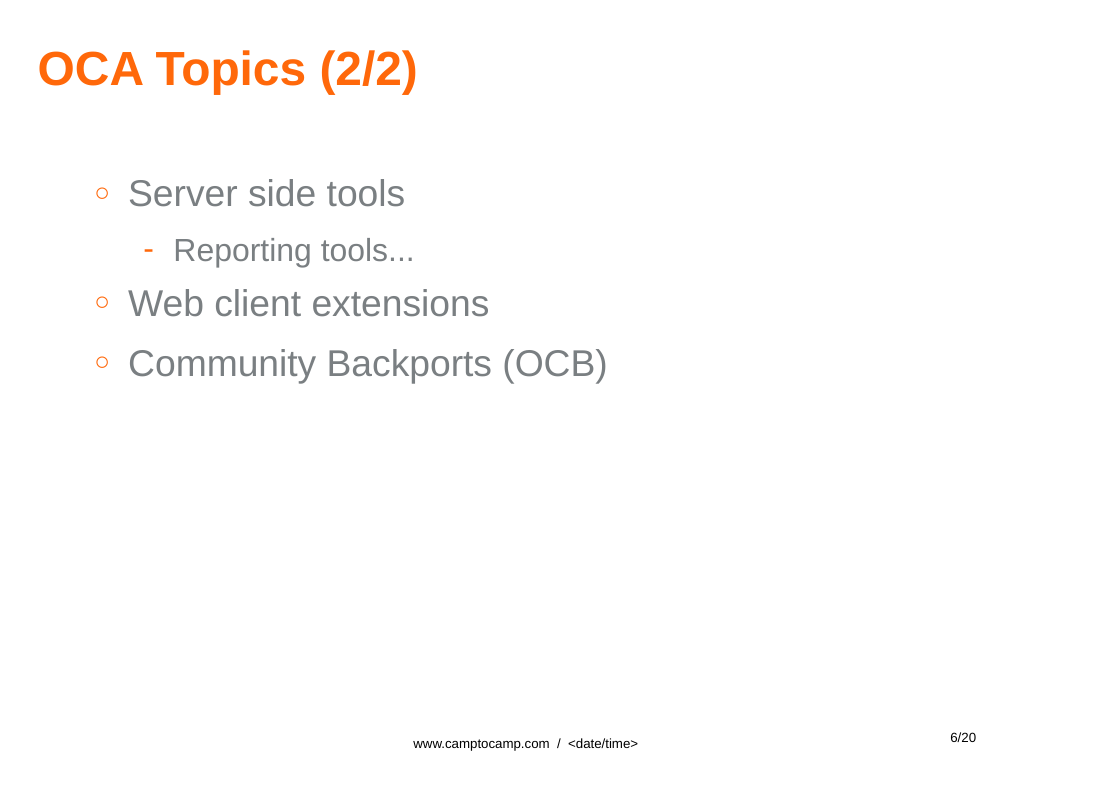
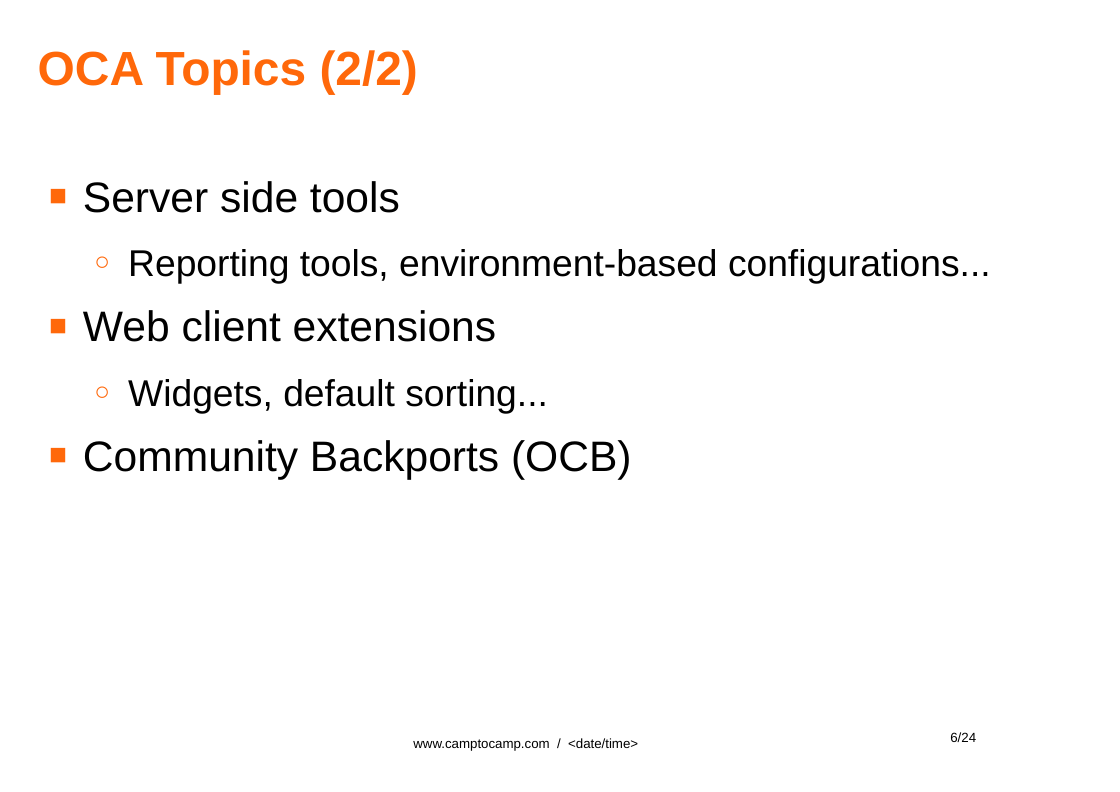
Before and after one commit to gurneyalex/community-days, a slide deck: slide 6 of 2014/talks/Community.odp. Drawn at 1120x792 pixels with LibreOffice and Linux fonts; fonts in the diff are those of the drawing; background and template pictures are left out. Boxes give left, top, right and bottom in pixels: in the first picture for what was removed or moved away, otherwise in the second. Text is boxed around its words. In the diff, an @@ line names an element or a change of style, - is before the commit and + after.

```diff
--- a/2014/talks/Community.odp
+++ b/2014/talks/Community.odp
@@ text at box(83, 181, 632, 480): size 28 to 32 pt, text colour #7A7F82 to #000000 in "Server side tools", "Web client extensions", "Community Backports (OCB)"; bullet ○ to ■; list level 2 to 1 in "Server side tools"; list level 2 to 1 in "Web client extensions"; list level 2 to 1 in "Community Backports (OCB)" @@
@@ text at box(128, 249, 991, 284): text changed; size 24 to 28 pt; text colour #7A7F82 to #000000 @@
-    – Reporting tools...
+  ○ Reporting tools, environment-based configurations...
@@ text at box(128, 379, 548, 414): paragraph added @@
+  ○ Widgets, default sorting...
@@ page number at box(950, 732, 976, 742): text changed @@
-6/20
+6/24
```
Also in this commit, not shown: 16 other slides changed, 4 slides added, 4 other files.
